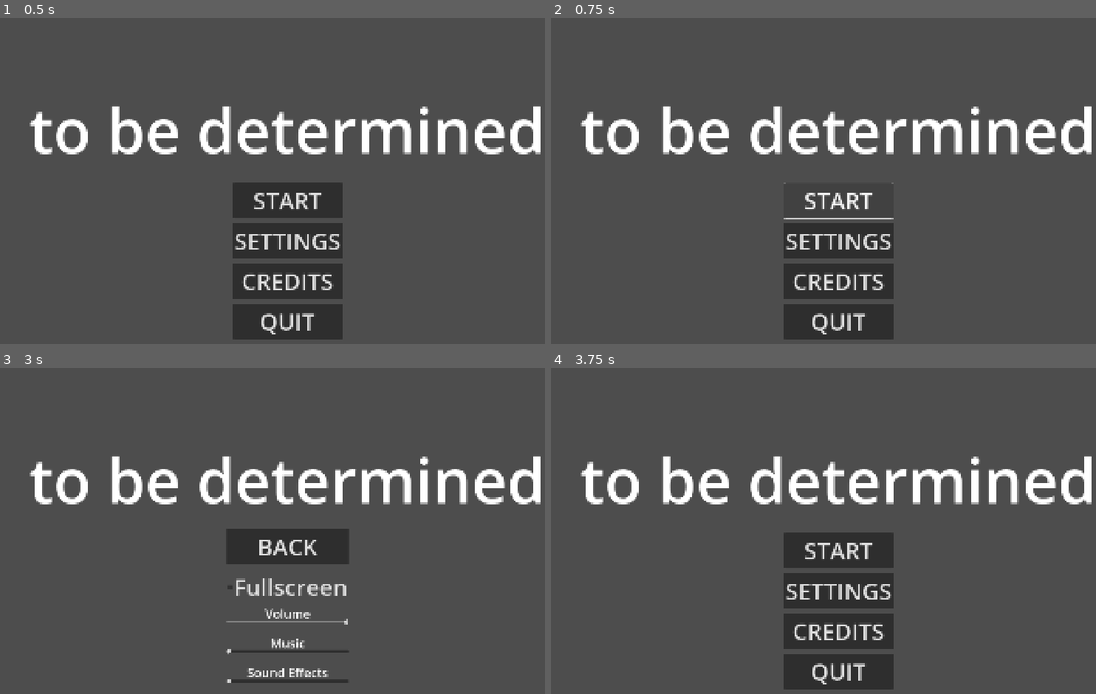
Above: before the commit, frames 1-4 (two rows, left to right).
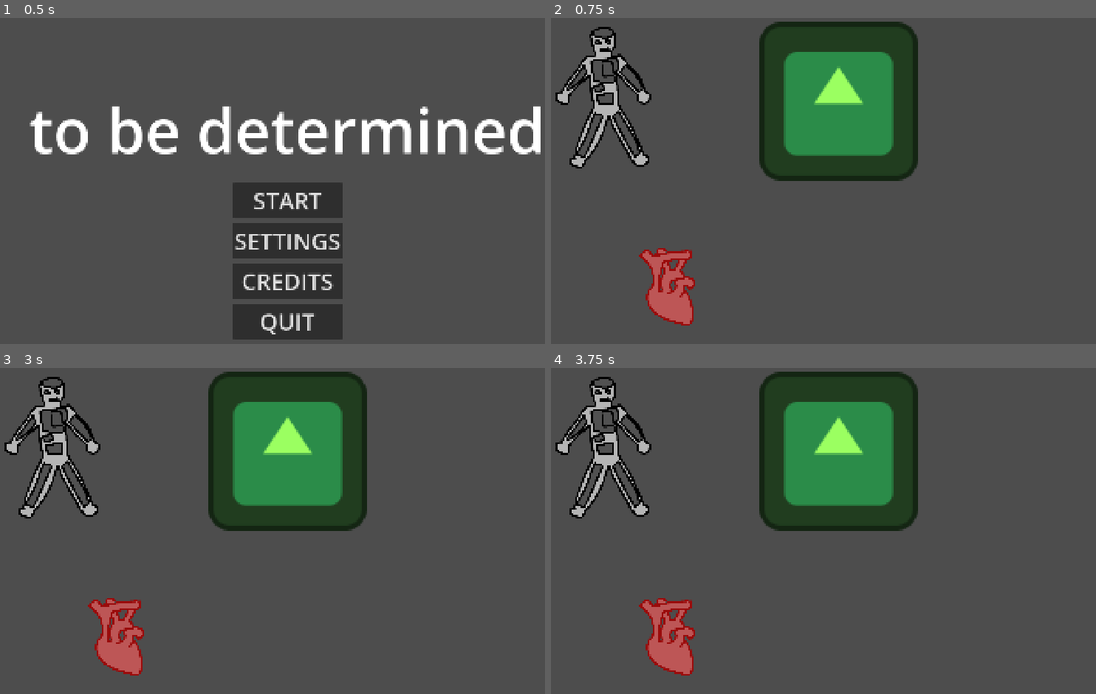
Above: after the commit, the same moments.

Repository: Orangechrisy/brackeys-jam-2025-2
Game: Godot game, scene res://scenes/main_menu.tscn
Same seed, same stepped clock (60 frames per second), same inputs: the game is played once before the commit and once after it. The engine's default icon, where the game draws it, is replaced by a stand-in: a white triangle on a blue panel in a dark square.
Inputs (mouse positions are in pixels of both pictures, inside the frame that each line leads up to):
- Up to frame 1 (0.5 s): no input
- Up to frame 2 (0.75 s): click "START" at 0.5 s
- Up to frame 3 (3 s): click (288, 550) at 1.25 s, where only the run before the commit has a clickable "START"; click (288, 550) at 2 s, where only the run before the commit has a clickable "START"; click (288, 589) at 2.75 s, where only the run before the commit has a clickable "SETTINGS"
- Up to frame 4 (3.75 s): click (839, 547) at 3.5 s, where only the run before the commit has a clickable "BACK"

Frame 1 is identical in both runs. In frame 2, 28% of the frame differs, in the area x 0-100%, y 1-99%; in frame 3, 25%; in frame 4, 29%.

Commit message:
added concepts of prototype

Diff:
--- /dev/null
+++ b/enemy.gd
@@ -0,0 +1,15 @@
+extends Node2D
+
+class_name Enemy
+
+@export var health: int = 50
+@export var damage: int = 5
+
+signal next_level()
+
+func _process(_delta: float) -> void:
+	if health <= 0:
+		death()
+
+func death():
+	next_level.emit()
--- /dev/null
+++ b/frog.gd
@@ -0,0 +1 @@
+extends Enemy
--- a/project.godot
+++ b/project.godot
@@ -15,9 +15,20 @@
 config/features=PackedStringArray("4.4", "Forward Plus")
 config/icon="res://icon.svg"
 
+[autoload]
+
+GameManager="*res://scenes/game_manager.tscn"
+
 [display]
 
 window/size/viewport_width=1920
 window/size/viewport_height=1080
-window/size/mode=3
 window/stretch/mode="canvas_items"
+
+[input]
+
+left_click={
+"deadzone": 0.2,
+"events": [Object(InputEventMouseButton,"resource_local_to_scene":false,"resource_name":"","device":-1,"window_id":0,"alt_pressed":false,"shift_pressed":false,"ctrl_pressed":false,"meta_pressed":false,"button_mask":0,"position":Vector2(0, 0),"global_position":Vector2(0, 0),"factor":1.0,"button_index":1,"canceled":false,"pressed":false,"double_click":false,"script":null)
+]
+}
--- /dev/null
+++ b/scenes/body_part.gd
@@ -0,0 +1,12 @@
+extends Area2D
+
+var partID: int = 0
+
+signal part_entered(part: Area2D)
+signal part_exited(part: Area2D)
+
+func _on_mouse_entered() -> void:
+	part_entered.emit(self)
+
+func _on_mouse_exited() -> void:
+	part_exited.emit(self)
--- a/scenes/body_part.tscn
+++ b/scenes/body_part.tscn
@@ -1,3 +1,20 @@
-[gd_scene format=3 uid="uid://df0egfto1tkjr"]
+[gd_scene load_steps=4 format=3 uid="uid://df0egfto1tkjr"]
 
-[node name="BodyPart" type="Node2D"]
+[ext_resource type="Script" uid="uid://bs711bncijoyg" path="res://scenes/body_part.gd" id="1_0dmsj"]
+[ext_resource type="Texture2D" uid="uid://jc3jhakn7mi" path="res://assets/heart.png" id="2_law5b"]
+
+[sub_resource type="CapsuleShape2D" id="CapsuleShape2D_law5b"]
+radius = 100.0
+height = 308.0
+
+[node name="BodyPart" type="Area2D"]
+script = ExtResource("1_0dmsj")
+
+[node name="Sprite2D" type="Sprite2D" parent="."]
+texture = ExtResource("2_law5b")
+
+[node name="CollisionShape2D" type="CollisionShape2D" parent="."]
+shape = SubResource("CapsuleShape2D_law5b")
+
+[connection signal="mouse_entered" from="." to="." method="_on_mouse_entered"]
+[connection signal="mouse_exited" from="." to="." method="_on_mouse_exited"]
--- /dev/null
+++ b/scenes/encounter.gd
@@ -0,0 +1,62 @@
+extends Node2D
+
+
+func _ready():
+	create_enemy()
+	create_hand()
+
+func _process(_delta: float) -> void:
+	if Input.is_action_just_pressed("left_click"):
+		if hovered_part != null:
+			play_part(hovered_part)
+
+const FROG = preload("res://scenes/enemy/frog.tscn")
+
+func create_enemy():
+	var enemy = FROG.instantiate()
+	enemy.position = Vector2(960.0, 270.0)
+	add_child(enemy)
+
+func create_hand():
+	#$"Organ holder/BodyPart".connect("mouse_entered", hover_part)
+	pass
+
+var hovered_part: Area2D = null
+
+
+@onready var turn: int = 1
+@onready var player_turn: bool = true
+
+func next_turn():
+	turn+=1
+	if player_turn:
+		player_turn=false
+	else:
+		player_turn=true
+
+
+func _on_body_part_part_entered(part: Area2D) -> void:
+	hovered_part=part
+
+func _on_body_part_part_exited(part: Area2D) -> void:
+	if hovered_part==part:
+		hovered_part=null
+
+func play_part(part: Area2D):
+	var tween = create_tween()
+
+	tween.tween_property(part, "modulate", Color("#ffffff00"), 0.2)
+	tween.set_pause_mode(Tween.TWEEN_PAUSE_STOP)
+	await tween.finished
+
+	part.position = Vector2(960.0, 540.0)
+
+	var tween2 = create_tween()
+	tween2.tween_property(part, "modulate", Color("#ffffff"), 0.2)
+	tween2.set_pause_mode(Tween.TWEEN_PAUSE_STOP)
+	await tween2.finished
+
+	activate_part(part.partID)
+
+func activate_part(partID: int):
+	pass
--- a/scenes/encounter.tscn
+++ b/scenes/encounter.tscn
@@ -1,8 +1,20 @@
-[gd_scene load_steps=2 format=3 uid="uid://cda83b6vq6mnk"]
+[gd_scene load_steps=4 format=3 uid="uid://cda83b6vq6mnk"]
 
+[ext_resource type="Script" uid="uid://cmq5djgffo3y4" path="res://scenes/encounter.gd" id="1_ensgf"]
 [ext_resource type="PackedScene" uid="uid://dsvf6lqslsu2t" path="res://scenes/body.tscn" id="1_lp88p"]
+[ext_resource type="PackedScene" uid="uid://df0egfto1tkjr" path="res://scenes/body_part.tscn" id="3_ensgf"]
 
 [node name="encounter" type="Node2D"]
+script = ExtResource("1_ensgf")
 
 [node name="body" parent="." instance=ExtResource("1_lp88p")]
 position = Vector2(194, 258)
+
+[node name="Organ holder" type="Node2D" parent="."]
+z_index = 4
+
+[node name="BodyPart" parent="Organ holder" instance=ExtResource("3_ensgf")]
+position = Vector2(403, 873)
+
+[connection signal="part_entered" from="Organ holder/BodyPart" to="." method="_on_body_part_part_entered"]
+[connection signal="part_exited" from="Organ holder/BodyPart" to="." method="_on_body_part_part_exited"]
--- /dev/null
+++ b/scenes/enemy/enemy.tscn
@@ -0,0 +1,10 @@
+[gd_scene load_steps=3 format=3 uid="uid://cr8xrltsof2us"]
+
+[ext_resource type="Script" uid="uid://b5vidvlpr235r" path="res://enemy.gd" id="1_a3pup"]
+[ext_resource type="Texture2D" uid="uid://c1463vedwu8i" path="res://icon.svg" id="2_40wdo"]
+
+[node name="Enemy" type="Node2D"]
+script = ExtResource("1_a3pup")
+
+[node name="Sprite2D" type="Sprite2D" parent="."]
+texture = ExtResource("2_40wdo")
--- /dev/null
+++ b/scenes/enemy/frog.tscn
@@ -0,0 +1,12 @@
+[gd_scene load_steps=3 format=3 uid="uid://03kbukdnb81k"]
+
+[ext_resource type="PackedScene" uid="uid://cr8xrltsof2us" path="res://scenes/enemy/enemy.tscn" id="1_jk23m"]
+[ext_resource type="Script" uid="uid://dl7v6w65x0a" path="res://frog.gd" id="2_e3a41"]
+
+[node name="Frog" instance=ExtResource("1_jk23m")]
+scale = Vector2(4, 4)
+script = ExtResource("2_e3a41")
+health = 20
+
+[node name="Sprite2D" parent="." index="0"]
+self_modulate = Color(0.606212, 1, 0.379885, 1)
--- a/scripts/body.gd
+++ b/scripts/body.gd
@@ -2,5 +2,6 @@
 
 @export var game_manager : PackedScene
 
+
 func _ready() -> void:
 	pass
--- a/scripts/game_manager.gd
+++ b/scripts/game_manager.gd
@@ -2,5 +2,49 @@
 
 @export var body_parts = []
 
+enum {
+	HEART,
+	BRAIN,
+	LUNG,
+	EYES,
+	LEFTARM,
+	RIGHTARM,
+	LEFTLEG,
+	RIGHTLEG,
+	STOMACH,
+	LIVER,
+	KIDNEY,
+	BLADDER
+}
+
+const numbodyparts: int = BLADDER+1
+
 func _ready() -> void:
-	var heart = load("res://assets/heart.tres")
+	_reset()
+
+func game_over():
+	pass
+
+
+func _reset():
+	body_parts.clear()
+	for i in range(numbodyparts):
+		body_parts.append(i)
+
+func lose_part(index: int):
+	var partID = body_parts[index]
+	body_parts.remove_at(index)
+	match partID:
+		HEART:
+			game_over()
+		BRAIN:
+			#make stupid
+			pass
+		LUNG:
+			#timer
+			pass
+		EYES:
+			#obsucre vision
+			pass
+		LEFTARM:
+			pass
--- a/scripts/main_menu.gd
+++ b/scripts/main_menu.gd
@@ -9,8 +9,7 @@
 	$CenterContainer/SettingsMenu/mainvolume.value = db_to_linear(AudioServer.get_bus_index("SFX"))
 
 func _on_start_pressed() -> void:
-	pass # Replace with function body.
-	#get_tree().change_scene_to_file("res://scenes/main_menu.tscn")
+	get_tree().change_scene_to_file("res://scenes/encounter.tscn")
 	#do this when we have a first level
 
 
Not shown, added: enemy.gd.uid
Not shown, added: frog.gd.uid
Not shown, added: scenes/body_part.gd.uid
Not shown, added: scenes/encounter.gd.uid
